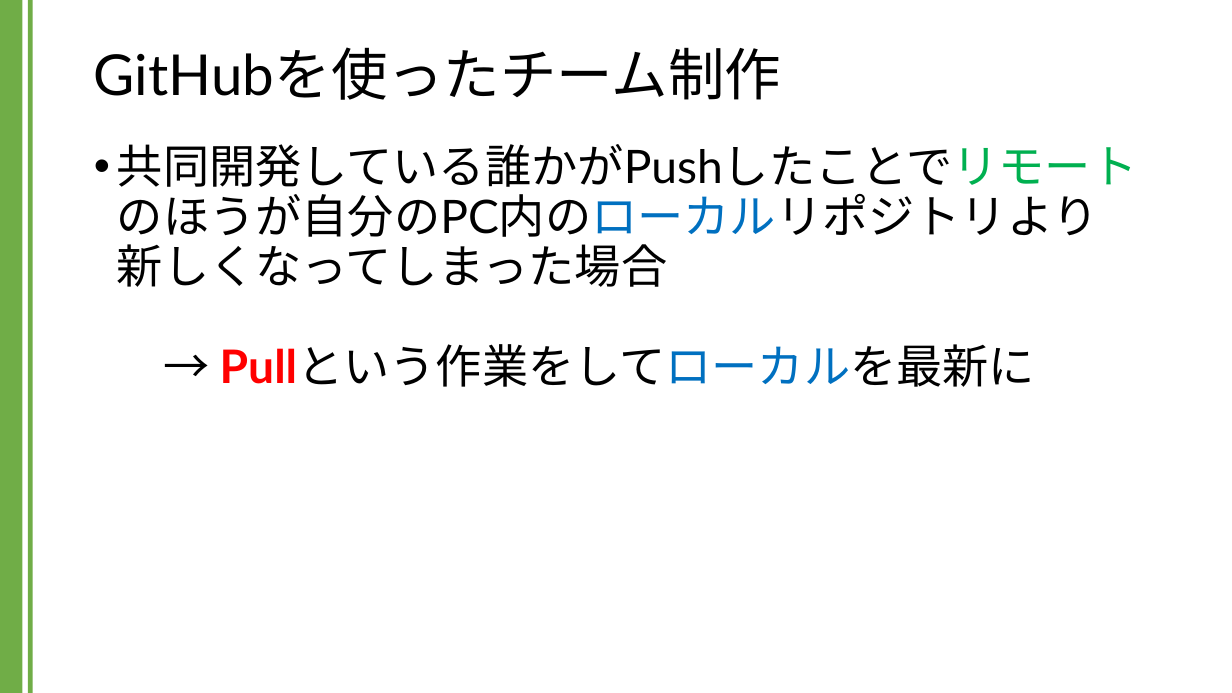
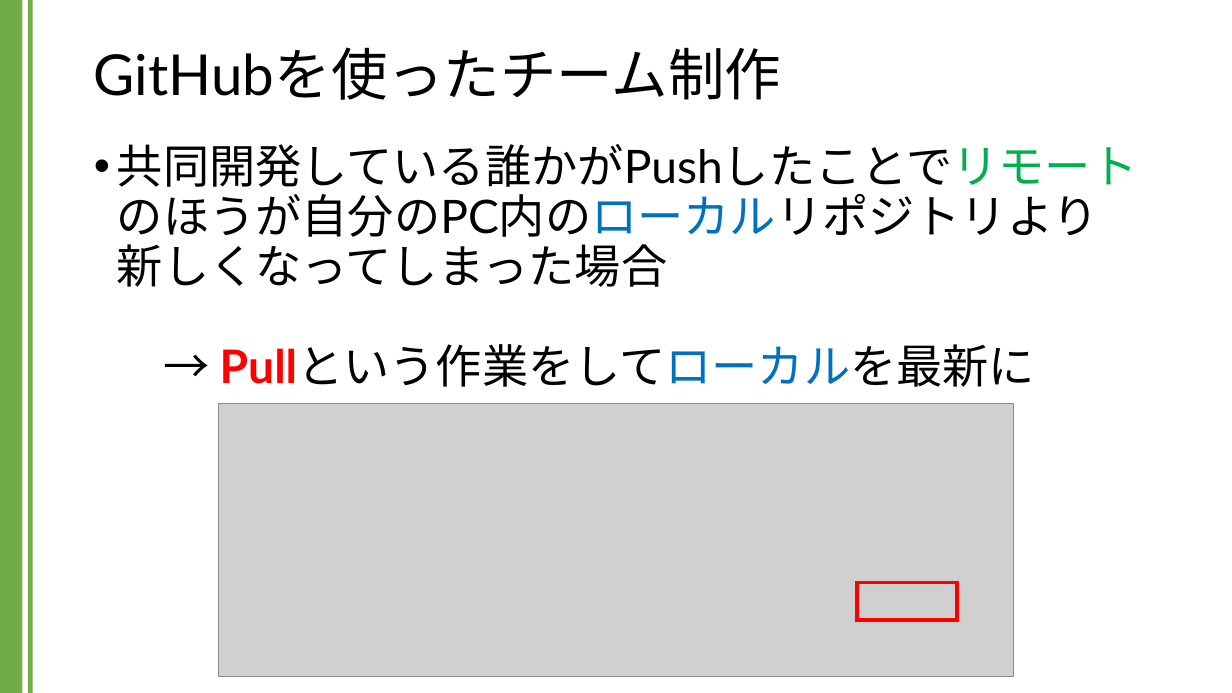
Before and after one commit to kic-murata/cpp2024, a slide deck: slide 24 of 授業資料/GitHubを用いたチーム制作.pptx. Drawn at 1232x693 pixels with LibreOffice and Linux fonts; fonts in the diff are those of the drawing; grey boxes stand for pictures. Boxes give left, top, right and bottom in pixels: in the first picture for what was removed or moved away, otherwise in the second. Text is boxed around its words. In the diff, an @@ line names an element or a change of style, - is before the commit and + after.

```diff
--- a/授業資料/GitHubを用いたチーム制作.pptx
+++ b/授業資料/GitHubを用いたチーム制作.pptx
@@ picture added at (218, 404, 1014, 677) @@
@@ rectangle added at (858, 582, 958, 620), outline #FF0000 3 pt @@
```
Also in this commit, not shown: 6 other slides changed, 1 other file.
